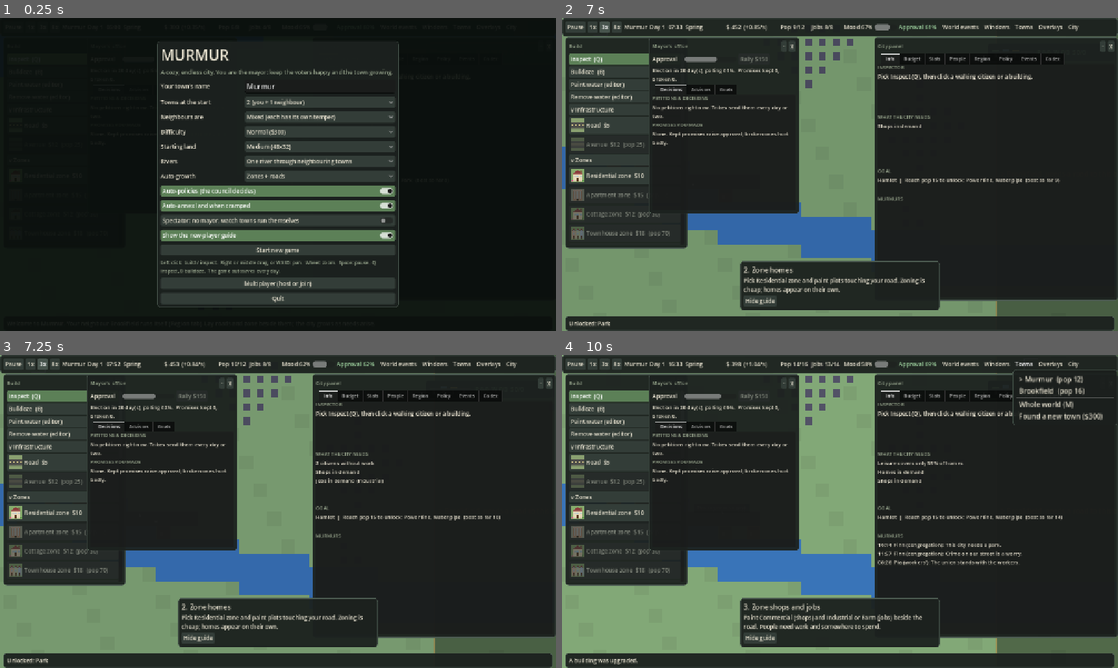
Above: before the commit, frames 1-4 (two rows, left to right).
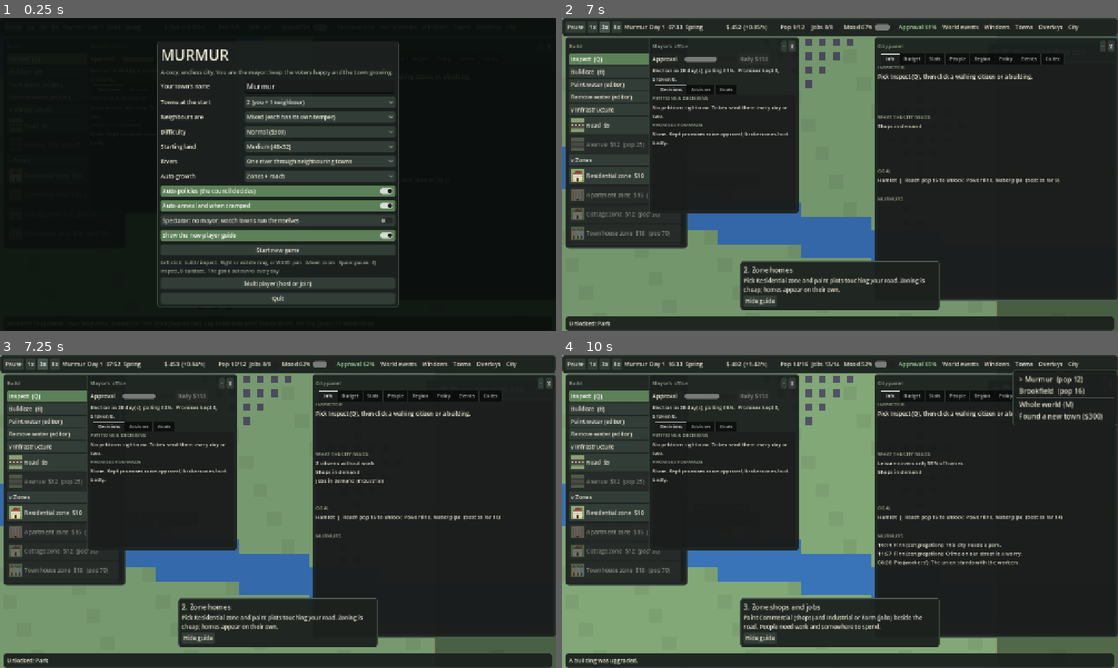
Above: after the commit, the same moments.

Repository: krugerhomeassistant/murmur
Game: Godot game, scene res://scenes/main.tscn
Two runs of this game, one before a commit and one after it. Both use one fixed random seed, a clock stepped at 60 frames per second and the inputs below.
Inputs (mouse positions are in pixels of both pictures, inside the frame that each line leads up to):
- Up to frame 1 (0.25 s): no input
- Up to frame 2 (7 s): click "Normal ($300)" at 0.5 s; click "Normal ($300)" at 1.25 s; click "Show the new-player guide" at 2 s; click "Show the new-player guide" at 2.75 s; click "Start new game" at 3.5 s; tap A at 4.25, 5 s; move the mouse to (962, 158) at 4.27 s; hold D 4.28-5 s; tap Enter at 4.35 s; click (962, 158) at 4.42 s; tap Space at 4.52, 4.82 s; drag from (728, 190) to (812, 237) at 5.02 s; click "1x" at 5.75 s; click "3x" at 6.5 s
- Up to frame 3 (7.25 s): no input
- Up to frame 4 (10 s): click "8x" at 7.25 s; click "World events" at 8 s; click "Windows" at 8.75 s; click "Towns" at 9.5 s

Frames 1-3 are identical in both runs. In frame 4, 0.2% of the frame differs, in the area x 28-67%, y 1-42%.

Commit message:
fix: planner towns manage their tax rate (avg pop 74 -> ~180 at 4000 sim-s); growth test
Co-Authored-By: Claude Sonnet 5.5 <noreply@anthropic.com>
Claude-Session: https://claude.ai/code/session_01EmTPeWeFqamnN7v8CmFcDf

Diff:
--- a/client/scripts/city.gd
+++ b/client/scripts/city.gd
@@ -2177,6 +2177,11 @@
 ## Auto-policies: flips policies on when the city needs them and off again with hysteresis.
 func _plan_policy() -> void:
 	var c: Dictionary = cov
+	# taxes: upkeep grows with size, so a planner that never touches the rate starves; nudge it up while poor, back down when people get unhappy
+	if income < 4.0 and mood > 0.3:
+		tax_r = minf(tax_r + 0.01, 0.18)
+	elif mood < 0.25 and tax_r > 0.08:
+		tax_r = maxf(tax_r - 0.01, 0.08)
 	var rules := {
 		"watch": [pop >= 30 and float(c["police"]) < 0.5, float(c["police"]) > 0.8],
 		"recycling": [pop >= int(need_pop["waste"]) and float(c["waste"]) < 0.5 and coins > 150.0, float(c["waste"]) > 0.8 or coins < 60.0],
--- /dev/null
+++ b/client/tests/growth.gd
@@ -0,0 +1,37 @@
+extends SceneTree
+# Planner towns must keep growing: 4 towns for 4000 sim-s, prints each population and the average (floor asserted).
+const FLOOR := 85.0  # baseline before the tax controller was 74; healthy runs land 105 to 220
+func _init() -> void:
+	var sig := Signals.new()
+	var towns: Array[City] = []
+	for k in 4:
+		var t := City.new(sig)
+		t.rng.seed = 20261007 + k
+		t._gen_ore()
+		t.gpos = Vector2i(k % 2, k / 2)
+		t.human = false
+		t.seed_start()
+		for o in towns:
+			o.partners.append(t)
+			t.partners.append(o)
+		towns.append(t)
+	for step in 40000:
+		sig.tick(0.1)
+		if step % 10 == 0:
+			Diplo.second(towns, towns[0].rng)
+		for t in towns:
+			if t == towns[0]:
+				t.tick(0.1)
+			else:
+				t.pend += 0.1
+				if t.pend >= 0.5:
+					t.tick(t.pend)
+					t.pend = 0.0
+	var tot := 0
+	for t in towns:
+		tot += t.pop
+	var avg := tot / float(towns.size())
+	print("pops=%s avg=%.0f coins=%s tax=%s" % [str(towns.map(func(c: City) -> int: return c.pop)), avg, str(towns.map(func(c: City) -> int: return int(c.coins))), str(towns.map(func(c: City) -> float: return c.tax_r))])
+	assert(avg >= FLOOR, "planner towns stalled")
+	print("GROWTH_OK avg=%.0f" % avg)
+	quit()
Not shown, changed: .github/workflows/ci.yml
Not shown, changed: CHANGELOG.md
Not shown, changed: docs/LESSONS_LEARNED.md
